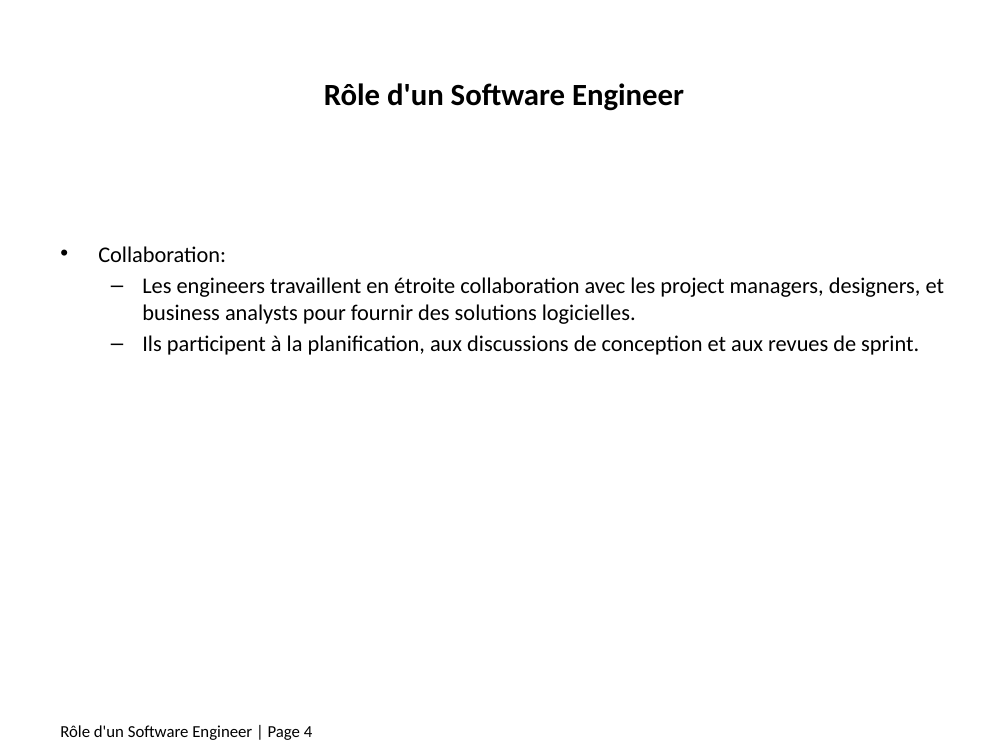
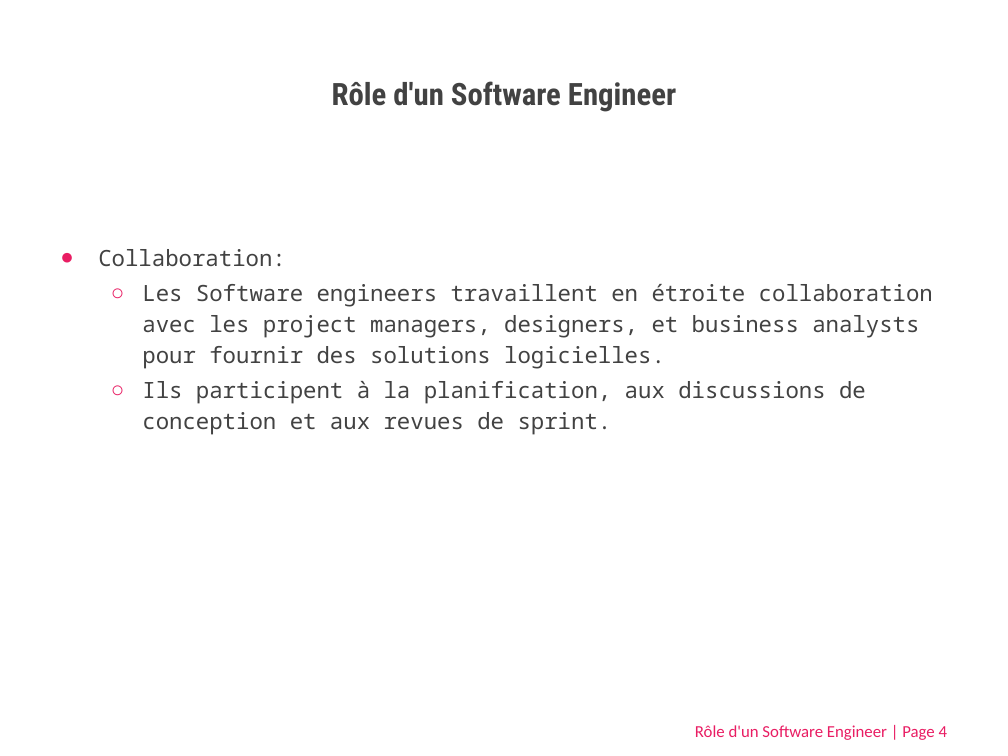
Before and after one commit to Lbelus/CRM_OSINT_COURSE, a slide deck: slide 4 of SWE_essentials/SWE_essentials_fr.pptx. Drawn at 1008x756 pixels with LibreOffice and Linux fonts; fonts in the diff are those of the drawing. Boxes give left, top, right and bottom in pixels: in the first picture for what was removed or moved away, otherwise in the second. Text is boxed around its words. In the diff, an @@ line names an element or a change of style, - is before the commit and + after.

Commit message:
[lbs] update pptx files

```diff
--- a/SWE_essentials/SWE_essentials_fr.pptx
+++ b/SWE_essentials/SWE_essentials_fr.pptx
@@ title "Rôle d'un Software Engineer" at (332, 81, 676, 112): font Calibri to Roboto Condensed, text colour #000000 to #424242 @@
@@ text at (98, 249, 866, 435): font Calibri to Noto Sans Mono, text colour #000000 to #424242 in "Collaboration:", "Ils participent à la planification, aux discussions ..."; bullet • to ●; line spacing 1 to 1.15; bullet – to ○; more space between paragraphs @@
@@ text at (142, 284, 933, 368): text changed; font Calibri to Noto Sans Mono; text colour #000000 to #424242 @@
-  – Les engineers travaillent en étroite collaboration avec les project managers, designers, et business analysts pour fournir des solutions logicielles.
+  ○ Les Software engineers travaillent en étroite collaboration avec les project managers, designers, et business analysts pour fournir des solutions logicielles.
@@ text "Rôle d'un Software Engineer | ..." at (695, 725, 947, 740): text colour #000000 to #E91D63 @@
```
Also in this commit, not shown: 81 other slides changed, 1 other file.
